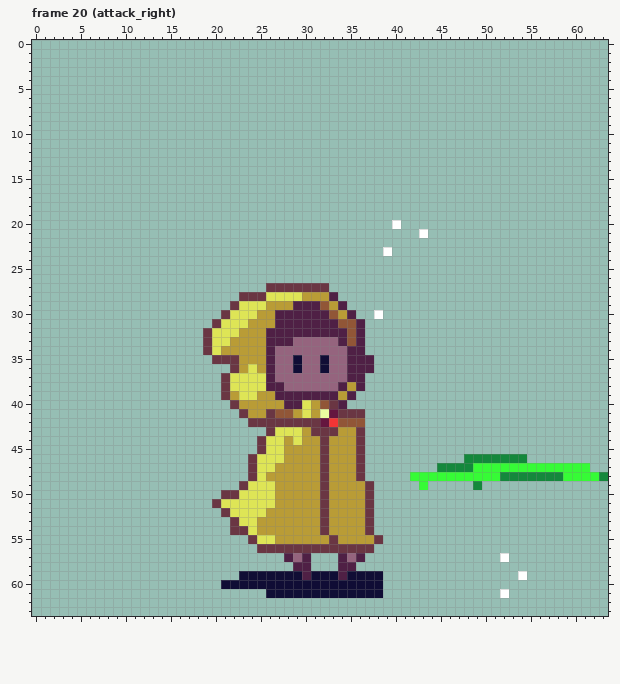
Pixel-art file: assets/player/littlemage.aseprite. Above: the version before the commit.
64x64 pixels, 162 frames. Shown: frame 20 (attack_right). The commit also changed other frames, which this record leaves out.
Once edited:
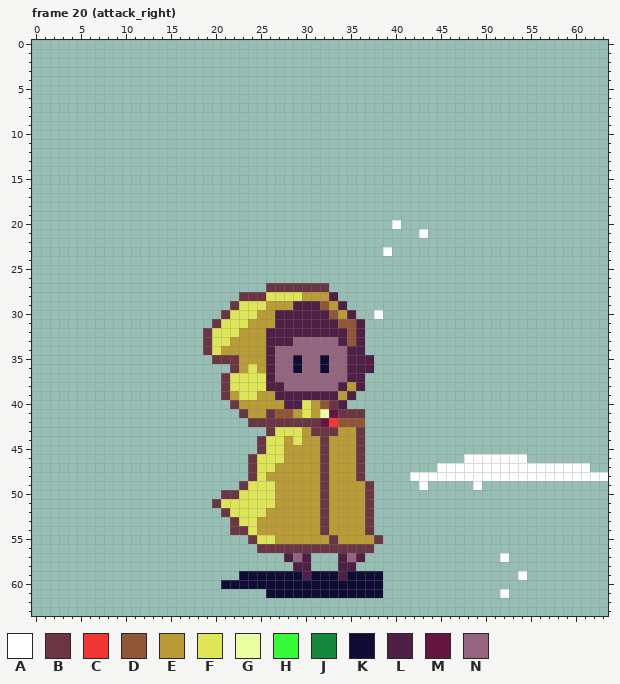
Palette (. is transparent): A #ffffff  B #6a3643  C #f23535  D #915637  E #b99c36  F #dee556  G #eaffa0  H #36fb36  J #14883c  K #100d35  L #4f2045  M #65163f  N #95647e
Difference:
--- frame 20 (attack_right)
@@ x 40..63 @@
 45 ........................
-46 ........JJJJJJJ.........
-47 .....JJJJHHHHHHHHHHHHH..
-48 ..HHHHHHHHHHJJJJJJJHHHHJ
-49 ...H.....J..............
+46 ........AAAAAAA.........
+47 .....AAAAAAAAAAAAAAAAA..
+48 ..AAAAAAAAAAAAAAAAAAAAAA
+49 ...A.....A..............
 50 ........................
Changed places in both pictures, as pixel boxes (x1, y1, x2, y2):
changed: (410, 454, 608, 490)
